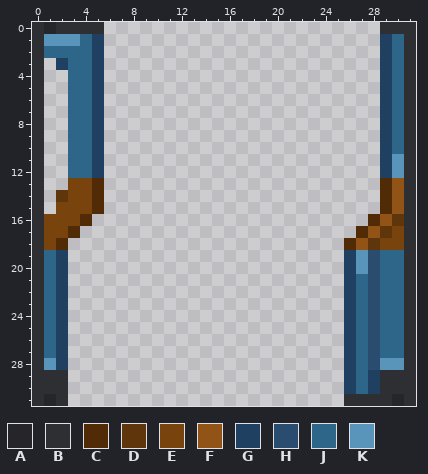
Pixel-art sprite, stored at Resources/Textures/ADT/Structures/Doors/Airlocks/Glass/qm.rsi/open.png. The picture above is the old version.
The file is 32x32 pixels.
Palette (. is transparent): A #25252a  B #2e2f33  C #512b06  D #5f350b  E #78430d  F #915416  G #204062  H #2a4c6e  J #2e668a  K #5995ba
Pixels before, first column x 0:
 0 BABBBB.......................BBB
 1 BKKKJG.......................GJB
 2 BJJJJG.......................GJB
 3 B.GJJG.......................GJB
 4 B..JJG.......................GJB
 5 B..JJG.......................GJB
 6 B..JJG.......................GJB
 7 B..JJG.......................GJB
 8 B..JJG.......................GJB
 9 B..JJG.......................GJB
10 B..JJG.......................GJB
11 B..JJG.......................GKB
12 B..JJG.......................GKB
13 B..EEC.......................CFB
14 B.DEEC.......................CFB
15 B.EEEC.......................CFB
16 BEEEC.......................CFDB
17 BEEC.......................CFDEB
18 BEC.......................CFDEEB
19 BJG.......................GKHJJB
20 BJG.......................GKHJJB
21 BJG.......................GJHJJB
22 BJG.......................GJHJJB
23 BJG.......................GJHJJB
24 BJG.......................GJHJJB
25 BJG.......................GJHJJB
26 BJG.......................GJHJJB
27 BJG.......................GJHJJB
28 BKG.......................GJHKKB
29 BBB.......................GJGBBB
30 BBB.......................GJGBBB
31 BAB.......................BBBBAB
Once edited:
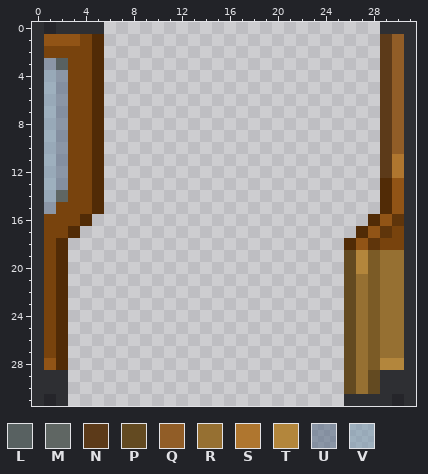
Colours new in this view: L #586161  M #5f6663  N #5c3a19  P #634a21  Q #915d27  R #967032  S #af762f  T #b3863c  U #51668187  V #7797af8a
The exact change:
Colour H changes from #2a4c6e to #7b5b26.
The author changed colour G to colour C in rows 1 to 12 at x 5; in rows 19 to 28 at x 2.
The author changed colour J to colour E in row 1 at x 4; in row 2 at x 1 to 4; in rows 3 to 12 at x 3 to 4; in rows 19 to 27 at x 1.
The author changed colour K to colour F in row 1 at x 1 to 3; in row 28 at x 1.
The author changed colour G to colour L in row 3 at x 2.
The author changed colour D to colour M in row 14 at x 2.
The author changed colour G to colour N in rows 1 to 12 at x 29.
The author changed colour G to colour P in rows 19 to 28 at x 26; in rows 29 to 30 at x 26 and 28.
The author changed colour J to colour Q in rows 1 to 10 at x 30.
The author changed colour J to colour R in rows 19 to 20 at x 29 to 30; in rows 21 to 27 at x 27 and 29 to 30; in rows 28 to 30 at x 27.
The author changed colour K to colour S in rows 11 to 12 at x 30.
The author changed colour K to colour T in rows 19 to 20 at x 27; in row 28 at x 29 to 30.
Colour U now appears in row 3 at x 1; in rows 4 to 13 at x 2; in row 15 at x 1.
Colour V now appears in rows 4 to 14 at x 1.
Pixel boxes of the changes (left, top, right, bottom) in both pictures:
changed: (44, 34, 104, 370)
changed: (380, 34, 404, 178)
changed: (344, 250, 404, 394)
